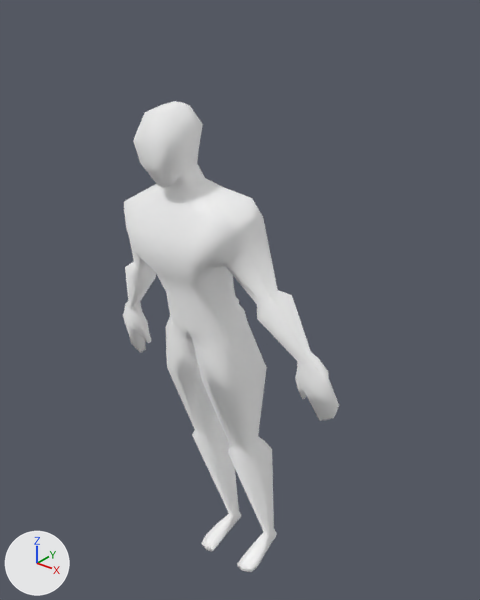
The glTF model assets/scoober.glb, before and after one commit.
One viewpoint serves both versions: a 50 mm camera at (2.68, -3.2, 3.89) aimed at (-0.08, 0.25, 1.76). Every picture has the same lights, and +X, +Y and +Z are marked at lower left. Vertices at the same position are counted once.
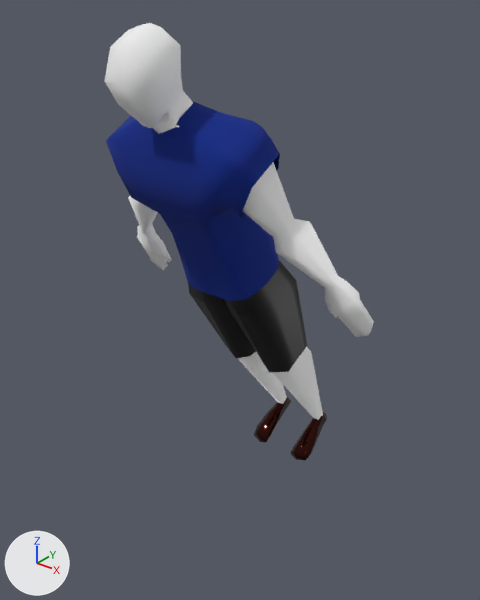
Where the change shows, as pixel boxes (x1, y1, x2, y2) in the pictures (480 x 600 px):
'Cube', reshaped
    before: (123, 101, 339, 572)
    after: (104, 23, 374, 420)
'Cube.001', added
    after: (106, 102, 280, 301)
'Cube.002', added
    after: (188, 261, 307, 372)
'Cube.003', added
    after: (254, 397, 327, 460)

The change, as a diff of the scene's bpy script:
```diff
--- a/assets/scoober.glb.py
+++ b/assets/scoober.glb.py
@@ mat_material_002 @@
+mat_material_002 = bpy.data.materials.new('Material.002')
+# nodes: BsdfPrincipled, Mix, OutputMaterial, VertexColor
+# colours: black #000000
@@ mat_material_003 @@
+mat_material_003 = bpy.data.materials.new('Material.003')
+# nodes: BsdfPrincipled, Mix, OutputMaterial, VertexColor
+# colours: dark red #411c18
@@ mat_material_001 @@
+mat_material_001 = bpy.data.materials.new('Material.001')
+# nodes: BsdfPrincipled, Mix, OutputMaterial, VertexColor
+# colours: blue #002688
@@ me_cube @@
 me_cube.from_pydata(...)  # 640 vertices, 1294 faces; spans x -1.12..0.9, y -0.44..0.38, z -0.55..3.22
 # used by ob_cube; location = (0.0, 0.0, 0.0)
+# me_cube part 1: the whole mesh is multiplied about its middle by the matrix ((0.998, 0.0, 0.062), (0.02, 0.946, -0.324), (-0.059, 0.325, 0.944)), then moved by (0.11, 0.16, 0.61)
 me_cube.materials.append(mat_material)
@@ me_cube_002 @@
+me_cube_002.from_pydata(...)  # 105 vertices, 175 faces; spans x -0.319..0.319, y -0.189..0.654, z 1.201..2.394
+me_cube_002.materials.append(mat_material_002)
@@ me_cube_003 @@
+me_cube_003.from_pydata(...)  # 80 vertices, 136 faces; spans x -0.292..0.292, y 0.678..1.114, z 0.151..0.448
+me_cube_003.materials.append(mat_material_003)
@@ me_cube_001 @@
+me_cube_001.from_pydata(...)  # 208 vertices, 387 faces; spans x -0.562..0.565, y -0.575..0.33, z 1.979..3.272
+me_cube_001.materials.append(mat_material_001)
@@ ob_cube_002 @@
+ob_cube_002 = bpy.data.objects.new('Cube.002', me_cube_002)
+ob_cube_002.location = (0.0, 0.0, 0.0)
@@ ob_cube_003 @@
+ob_cube_003 = bpy.data.objects.new('Cube.003', me_cube_003)
+ob_cube_003.location = (0.0, 0.0, 0.0)
@@ ob_cube_001 @@
+ob_cube_001 = bpy.data.objects.new('Cube.001', me_cube_001)
+ob_cube_001.location = (0.0, 0.0, 0.0)
```
